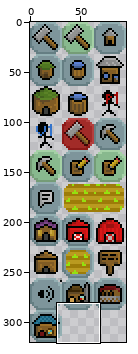
Two versions of one sprite sheet, images/builditembuttons.png. Above: a wide view before the commit, with the close-up outlined.
Close-up. Before the edit:
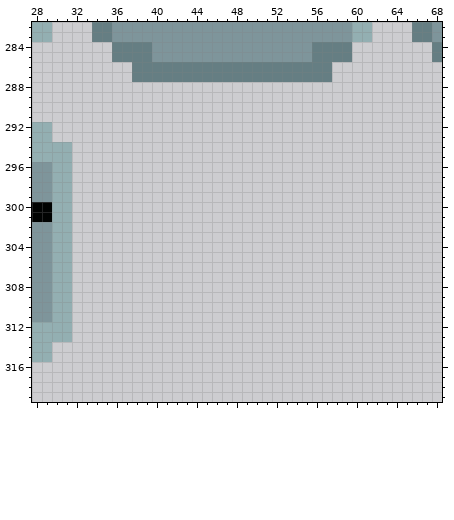
The file is 96x320 pixels. Colours within 5 levels of each other are drawn and written as one. Shown: x 28..68, y 282..319.
New version:
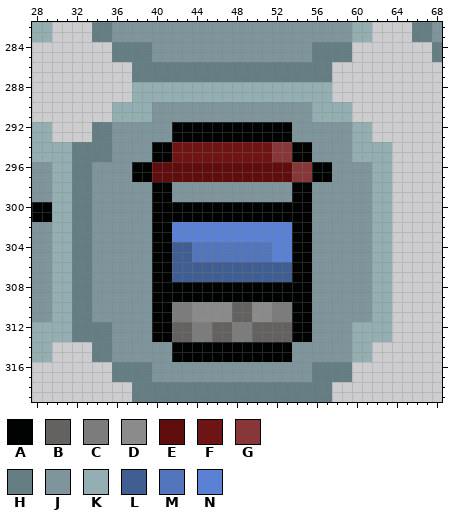
Palette (. is transparent): A #010302  B #636260  C #7c7c7c  D #8b8b8b  E #600d0d  F #6f1414  G #873737  H #657e83  J #7e959b  K #93afb2  L #405e91  M #5375bb  N #5b81d5
Edits made:
Changed rows in their new state; - is an unchanged pixel.
first column x 32:
288 ------KKKKKKKKKKKKKKKKKKKK------
289 ------KKKKKKKKKKKKKKKKKKKK------
290 ----KKKKJJJJJJJJJJJJJJJJKKKK----
291 ----KKKKJJJJJJJJJJJJJJJJKKKK----
292 --HHJJJJJJAAAAAAAAAAAAJJJJJJKK--
293 --HHJJJJJJAAAAAAAAAAAAJJJJJJKK--
294 HHHHJJJJAAFFFFFFFFFFGGAAJJJJKKKK
295 HHHHJJJJAAFFFFFFFFFFGGAAJJJJKKKK
296 HHJJJJAAEEEEEEEEEEEEEEGGAAJJJJKK
297 HHJJJJAAEEEEEEEEEEEEEEGGAAJJJJKK
298 HHJJJJJJAAJJJJJJJJJJJJAAJJJJJJKK
299 HHJJJJJJAAJJJJJJJJJJJJAAJJJJJJKK
300 HHJJJJJJAAAAAAAAAAAAAAAAJJJJJJKK
301 HHJJJJJJAAAAAAAAAAAAAAAAJJJJJJKK
302 HHJJJJJJAANNNNNNNNNNNNAAJJJJJJKK
303 HHJJJJJJAANNNNNNNNNNNNAAJJJJJJKK
304 HHJJJJJJAALLMMMMMMMMNNAAJJJJJJKK
305 HHJJJJJJAALLMMMMMMMMNNAAJJJJJJKK
306 HHJJJJJJAALLLLLLLLLLLLAAJJJJJJKK
307 HHJJJJJJAALLLLLLLLLLLLAAJJJJJJKK
308 HHJJJJJJAAAAAAAAAAAAAAAAJJJJJJKK
309 HHJJJJJJAAAAAAAAAAAAAAAAJJJJJJKK
310 HHJJJJJJAACCDDDDBBDDCCAAJJJJJJKK
311 HHJJJJJJAACCDDDDBBDDCCAAJJJJJJKK
312 HHHHJJJJAABBCCBBCCBBBBAAJJJJKKKK
313 HHHHJJJJAABBCCBBCCBBBBAAJJJJKKKK
314 --HHJJJJJJAAAAAAAAAAAAJJJJJJKK--
315 --HHJJJJJJAAAAAAAAAAAAJJJJJJKK--
316 ----HHHHJJJJJJJJJJJJJJJJHHHH----
317 ----HHHHJJJJJJJJJJJJJJJJHHHH----
318 ------HHHHHHHHHHHHHHHHHHHH------
319 ------HHHHHHHHHHHHHHHHHHHH------
